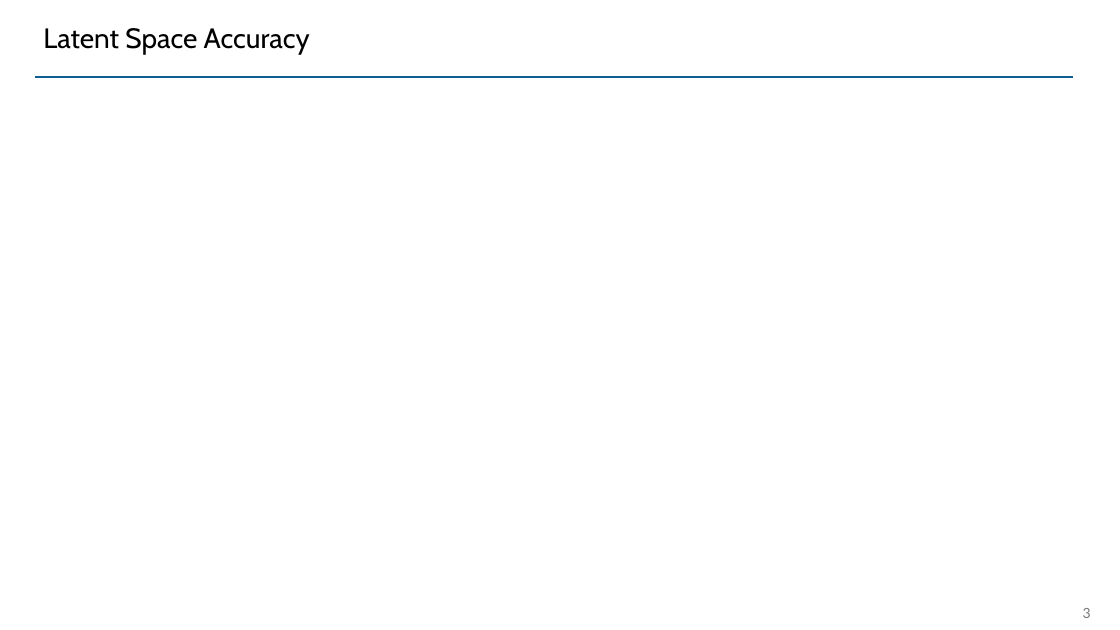
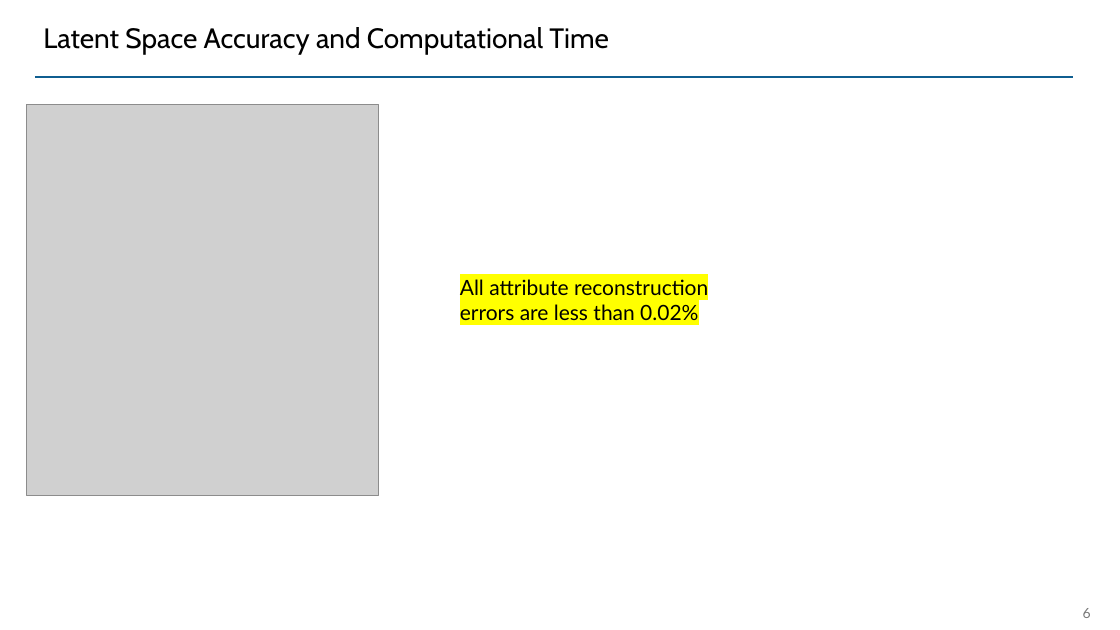
Before and after one commit to UW-ERSL/METALS, a slide deck: slide 6 of Slides/MMTOTempDependentResults.pptx (slide 3 before the commit). Drawn at 1120x630 pixels with LibreOffice and Linux fonts; fonts in the diff are those of the drawing; grey boxes stand for pictures. Boxes give left, top, right and bottom in pixels: in the first picture for what was removed or moved away, otherwise in the second. Text is boxed around its words. In the diff, an @@ line names an element or a change of style, - is before the commit and + after.

```diff
--- a/Slides/MMTOTempDependentResults.pptx
+++ b/Slides/MMTOTempDependentResults.pptx
@@ title at [43,27,608,55]: text changed @@
-Latent Space Accuracy
+Latent Space Accuracy and Computational Time
@@ picture added at [26,104,379,496] @@
@@ text added at [460,279,708,320], 18 pt, text #000000 @@
+All attribute reconstruction errors are less than 0.02%
@@ page number at [1083,608,1091,618]: text changed @@
-3
+6
```
Also in this commit, not shown: 6 other slides changed, 6 slides added, 6 other files.
